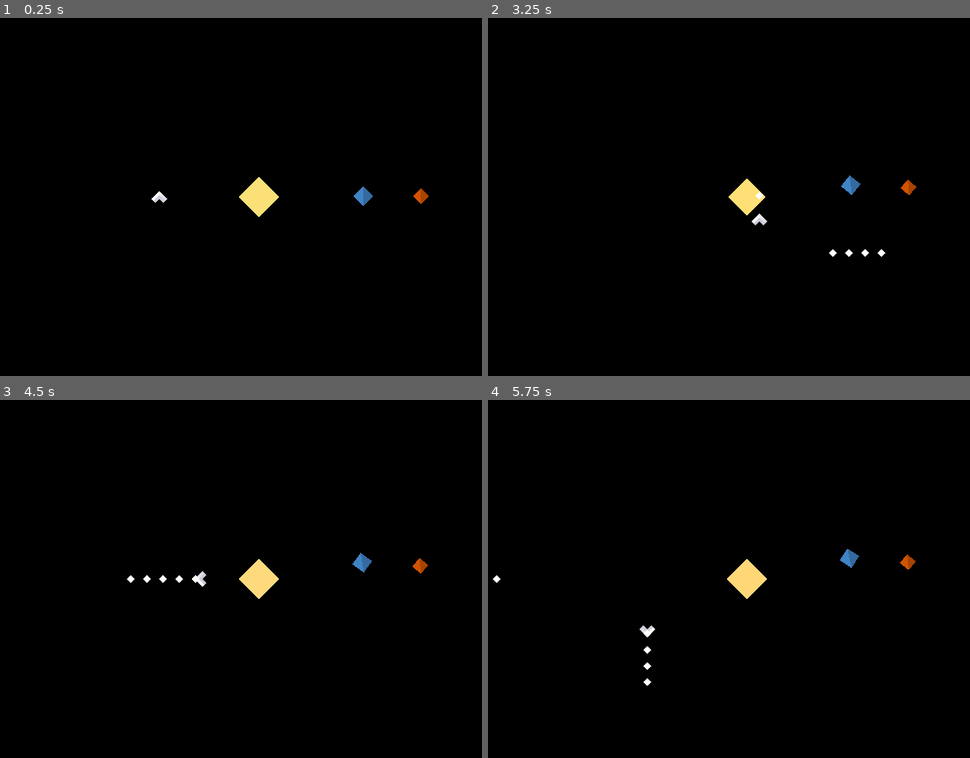
Above: before the commit, frames 1-4 (two rows, left to right).
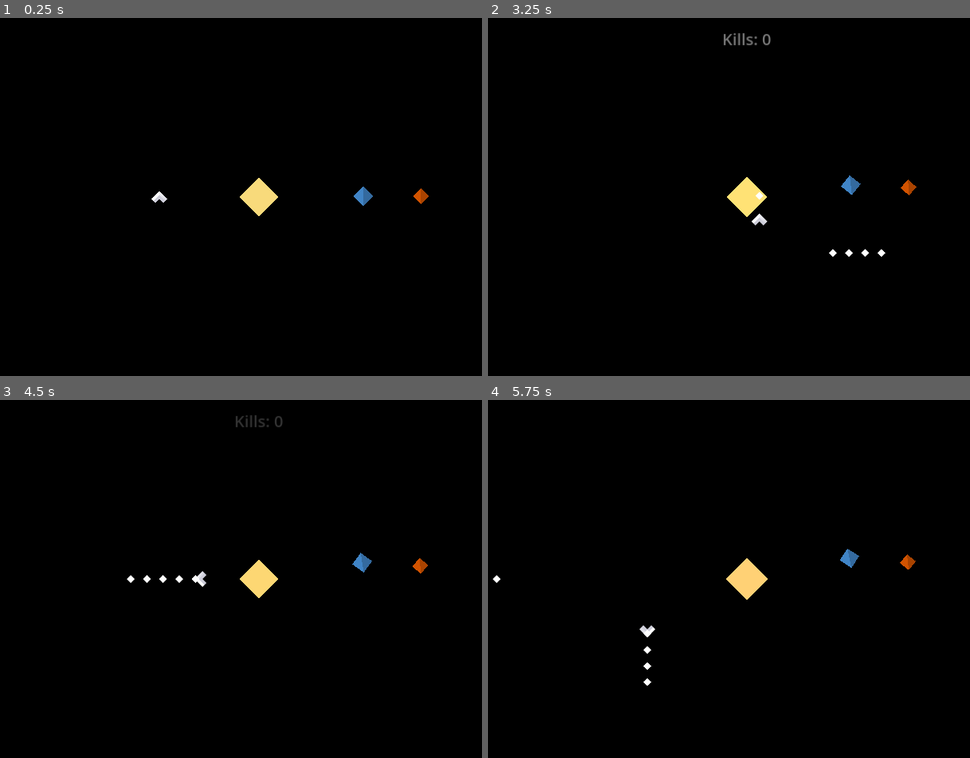
Above: after the commit, the same moments.

Repository: wdfeer/spaceshooter
Game: Godot game, scene res://src/solar_system/solar_system.tscn
Same seed, same stepped clock (60 frames per second), same inputs: the game is played once before the commit and once after it.
Inputs (mouse positions are in pixels of both pictures, inside the frame that each line leads up to):
- Up to frame 1 (0.25 s): no input
- Up to frame 2 (3.25 s): move the mouse to (888, 179) at 0.52 s; press the mouse at (888, 179) at 0.53 s; hold D (right) 0.53-1.28 s; move the mouse to (618, 214) at 1.27 s; release the mouse at (618, 214) at 1.28 s; hold S (down) 1.28-2.03 s; click (618, 214) at 1.35 s; move the mouse to (810, 118) at 2.02 s; press the mouse at (810, 118) at 2.03 s; hold D (right) 2.03-2.78 s; move the mouse to (714, 268) at 2.77 s; release the mouse at (714, 268) at 2.78 s; hold W (up) from 2.78 s (still down); click (714, 268) at 2.85 s
- Up to frame 3 (4.5 s): move the mouse to (448, 632) at 3.52 s; release W (up) at 3.53 s; press the mouse at (448, 632) at 3.53 s; hold A (left) from 3.53 s (still down); move the mouse to (67, 525) at 4.27 s; release the mouse at (67, 525) at 4.28 s; click (67, 525) at 4.35 s
- Up to frame 4 (5.75 s): move the mouse to (777, 579) at 5.02 s; release A (left) at 5.03 s; press the mouse at (777, 579) at 5.03 s; hold S (down) from 5.03 s (still down)

The runs differ from the first frame. In frame 1, less than 0.1% of the frame differs, in the area x 49-58%, y 44-56%; in frame 2, 0.2%, in the area x 48-59%, y 4-56%; in frame 3, 0.1%; in frame 4, less than 0.1%.

Commit message:
Show kill count on sun hover

Diff:
--- a/project.godot
+++ b/project.godot
@@ -14,6 +14,10 @@
 config/version="2a"
 run/main_scene="res://src/solar_system/solar_system.tscn"
 config/features=PackedStringArray("4.3", "Mobile")
+
+[autoload]
+
+UserData="*res://src/user_data.gd"
 
 [display]
 
--- a/src/enemy/enemy.gd
+++ b/src/enemy/enemy.gd
@@ -29,3 +29,7 @@
 	if area is Player:
 		area.dead = true
 		area.queue_free()
+
+func kill():
+	UserData.kill_count += 1
+	queue_free()
--- a/src/projectile.gd
+++ b/src/projectile.gd
@@ -13,7 +13,7 @@
 
 func _on_area_entered(area: Area2D) -> void:
 	if can_hit(area):
-		area.queue_free()
+		area.kill()
 
 func can_hit(other: Area2D) -> bool:
 	return (friendly and other is Enemy) or (!friendly and other is Player)
--- a/src/solar_system/solar_system.tscn
+++ b/src/solar_system/solar_system.tscn
@@ -1,10 +1,87 @@
-[gd_scene load_steps=7 format=3 uid="uid://bo2uyrutxrce5"]
+[gd_scene load_steps=12 format=3 uid="uid://bo2uyrutxrce5"]
 
-[ext_resource type="Script" path="res://src/solar_system/sun.gd" id="1_fy3yr"]
+[ext_resource type="Script" path="res://src/solar_system/sun_visual.gd" id="1_fy3yr"]
 [ext_resource type="PackedScene" uid="uid://bbwre6tb1fepi" path="res://src/player/player.tscn" id="1_xq2cx"]
 [ext_resource type="Script" path="res://src/solar_system/solar_system.gd" id="1_yhnk1"]
 [ext_resource type="PackedScene" uid="uid://1jqojvimrfhr" path="res://src/mars.tscn" id="2_w5d6k"]
+[ext_resource type="Script" path="res://src/solar_system/ui_animator.gd" id="4_ofred"]
+[ext_resource type="Script" path="res://src/solar_system/sun_area.gd" id="4_t8s7a"]
 [ext_resource type="Script" path="res://src/solar_system/planet.gd" id="4_wj1of"]
+
+[sub_resource type="Animation" id="Animation_a60hq"]
+resource_name = "show"
+length = 0.25
+tracks/0/type = "value"
+tracks/0/imported = false
+tracks/0/enabled = true
+tracks/0/path = NodePath("Sun/SunArea/KillCount:visible")
+tracks/0/interp = 1
+tracks/0/loop_wrap = true
+tracks/0/keys = {
+"times": PackedFloat32Array(0, 0.01),
+"transitions": PackedFloat32Array(1, 1),
+"update": 1,
+"values": [false, true]
+}
+tracks/1/type = "value"
+tracks/1/imported = false
+tracks/1/enabled = true
+tracks/1/path = NodePath("Sun/SunArea/KillCount:modulate")
+tracks/1/interp = 1
+tracks/1/loop_wrap = true
+tracks/1/keys = {
+"times": PackedFloat32Array(0, 0.25),
+"transitions": PackedFloat32Array(1, -2),
+"update": 0,
+"values": [Color(1, 1, 1, 0), Color(1, 1, 1, 1)]
+}
+tracks/2/type = "method"
+tracks/2/imported = false
+tracks/2/enabled = true
+tracks/2/path = NodePath("Sun/SunArea/UIAnimator")
+tracks/2/interp = 1
+tracks/2/loop_wrap = true
+tracks/2/keys = {
+"times": PackedFloat32Array(0),
+"transitions": PackedFloat32Array(1),
+"values": [{
+"args": [],
+"method": &"on_ui_show"
+}]
+}
+
+[sub_resource type="Animation" id="Animation_ml16k"]
+length = 0.001
+tracks/0/type = "value"
+tracks/0/imported = false
+tracks/0/enabled = true
+tracks/0/path = NodePath("Sun/SunArea/KillCount:visible")
+tracks/0/interp = 1
+tracks/0/loop_wrap = true
+tracks/0/keys = {
+"times": PackedFloat32Array(0),
+"transitions": PackedFloat32Array(1),
+"update": 1,
+"values": [false]
+}
+tracks/1/type = "value"
+tracks/1/imported = false
+tracks/1/enabled = true
+tracks/1/path = NodePath("Sun/SunArea/KillCount:modulate")
+tracks/1/interp = 1
+tracks/1/loop_wrap = true
+tracks/1/keys = {
+"times": PackedFloat32Array(0),
+"transitions": PackedFloat32Array(1),
+"update": 0,
+"values": [Color(1, 1, 1, 0)]
+}
+
+[sub_resource type="AnimationLibrary" id="AnimationLibrary_iobg7"]
+_data = {
+"RESET": SubResource("Animation_ml16k"),
+"show": SubResource("Animation_a60hq")
+}
 
 [sub_resource type="RectangleShape2D" id="RectangleShape2D_s3325"]
 size = Vector2(2640, 1480)
@@ -15,7 +92,41 @@
 script = ExtResource("1_yhnk1")
 mars_scene = ExtResource("2_w5d6k")
 
-[node name="Sun" type="Polygon2D" parent="."]
+[node name="Sun" type="Node2D" parent="."]
+
+[node name="SunArea" type="Area2D" parent="Sun"]
+script = ExtResource("4_t8s7a")
+
+[node name="CollisionPolygon2D" type="CollisionPolygon2D" parent="Sun/SunArea"]
+polygon = PackedVector2Array(-160, 0, 0, -160, 160, 0, 0, 160)
+
+[node name="UIAnimator" type="AnimationPlayer" parent="Sun/SunArea"]
+root_node = NodePath("../../..")
+libraries = {
+"": SubResource("AnimationLibrary_iobg7")
+}
+script = ExtResource("4_ofred")
+
+[node name="KillCount" type="Label" parent="Sun/SunArea"]
+visible = false
+modulate = Color(1, 1, 1, 0)
+custom_minimum_size = Vector2(256, 0)
+anchors_preset = 8
+anchor_left = 0.5
+anchor_top = 0.5
+anchor_right = 0.5
+anchor_bottom = 0.5
+offset_left = -128.0
+offset_top = -680.0
+offset_right = 128.0
+offset_bottom = -592.0
+grow_horizontal = 2
+grow_vertical = 2
+theme_override_font_sizes/font_size = 64
+text = "Kills: %s"
+horizontal_alignment = 1
+
+[node name="Polygon" type="Polygon2D" parent="Sun"]
 color = Color(1, 0.870588, 0.482353, 1)
 polygon = PackedVector2Array(0, -80, -40, -40, -80, 0, 0, 80, 80, 0)
 script = ExtResource("1_fy3yr")
@@ -55,4 +166,6 @@
 visible = false
 shape = SubResource("RectangleShape2D_s3325")
 
+[connection signal="area_entered" from="Sun/SunArea" to="Sun/SunArea" method="_on_area_entered"]
+[connection signal="area_exited" from="Sun/SunArea" to="Sun/SunArea" method="_on_area_exited"]
 [connection signal="area_entered" from="Mars/MarsLoader" to="." method="_on_mars_loader_area_entered"]
--- /dev/null
+++ b/src/solar_system/sun_area.gd
@@ -0,0 +1,12 @@
+extends Area2D
+
+@onready
+var animator: AnimationPlayer = $UIAnimator
+
+func _on_area_entered(area: Area2D) -> void:
+	if area is Player:
+		animator.play("show")
+
+func _on_area_exited(area: Area2D) -> void:
+	if area is Player:
+		animator.play_backwards("show")
--- /dev/null
+++ b/src/solar_system/ui_animator.gd
@@ -0,0 +1,9 @@
+extends AnimationPlayer
+
+@onready
+var kill_counter: Label = $"../KillCount"
+@onready
+var kill_counter_text = kill_counter.text
+
+func on_ui_show():
+	kill_counter.text = kill_counter_text % UserData.kill_count
--- /dev/null
+++ b/src/user_data.gd
@@ -0,0 +1,3 @@
+extends Node
+
+var kill_count: int = 0
Renamed: src/solar_system/sun.gd -> src/solar_system/sun_visual.gd
